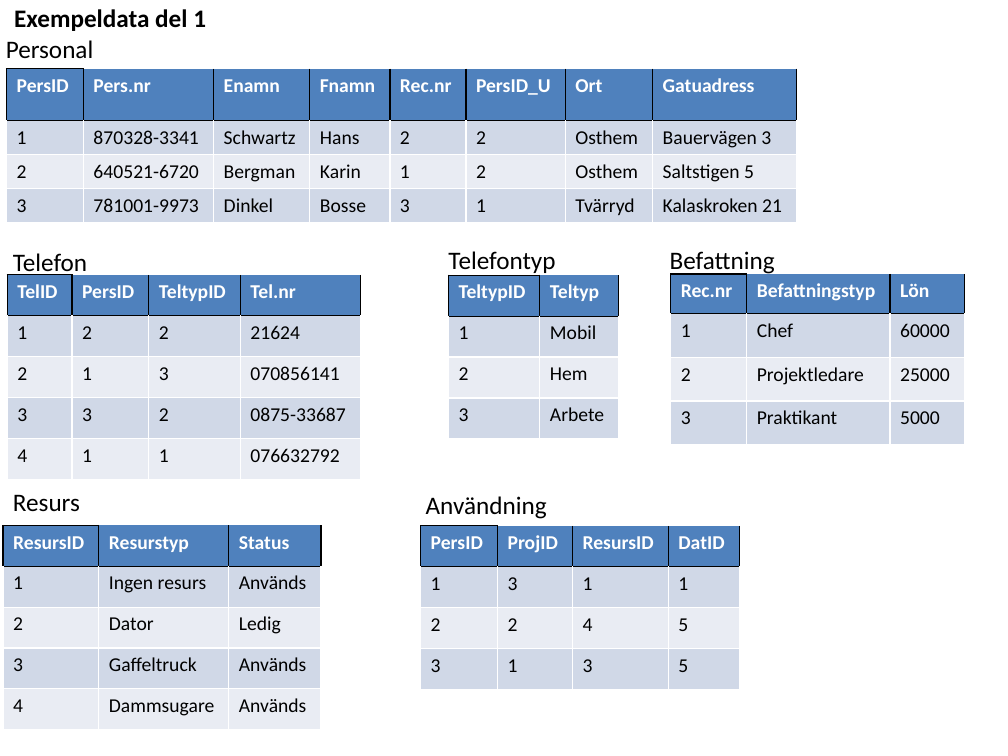
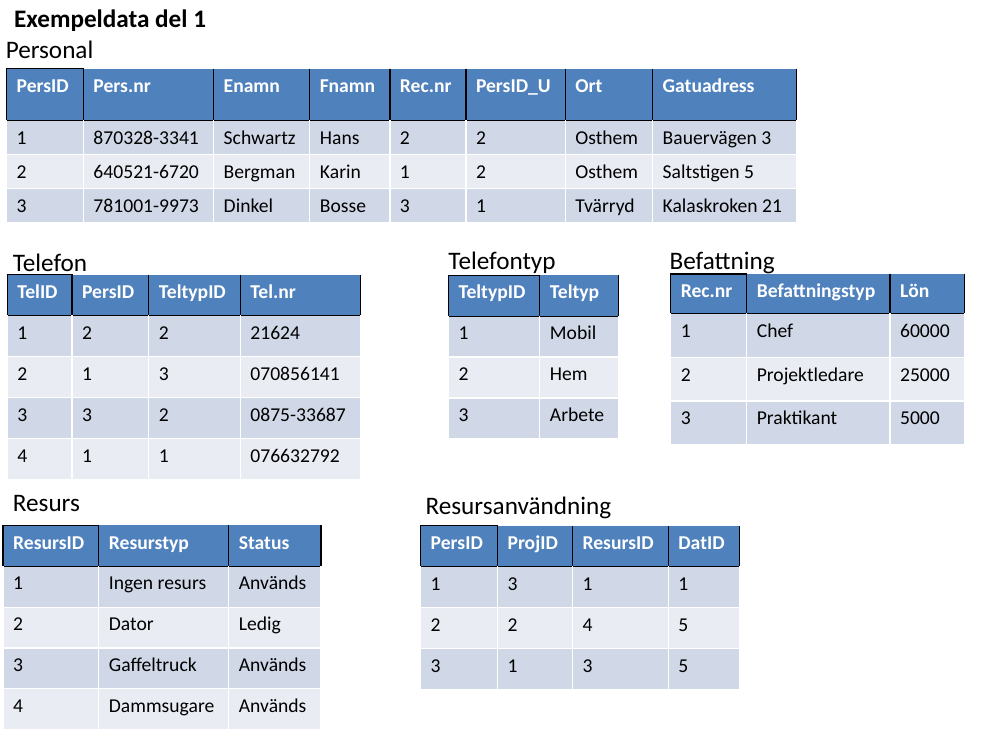
Before and after one commit to ed222an/Databasteknik, a slide deck: slide 8 of Labb 2/Laboration2.pptx. Drawn at 1008x756 pixels with LibreOffice and Linux fonts; fonts in the diff are those of the drawing. Boxes give left, top, right and bottom in pixels: in the first picture for what was removed or moved away, otherwise in the second. Text is boxed around its words. In the diff, an @@ line names an element or a change of style, - is before the commit and + after.

```diff
--- a/Labb 2/Laboration2.pptx
+++ b/Labb 2/Laboration2.pptx
@@ text at (426,496,612,519): text changed @@
-Användning
+Resursanvändning
```
Also in this commit, not shown: 4 other slides changed.
